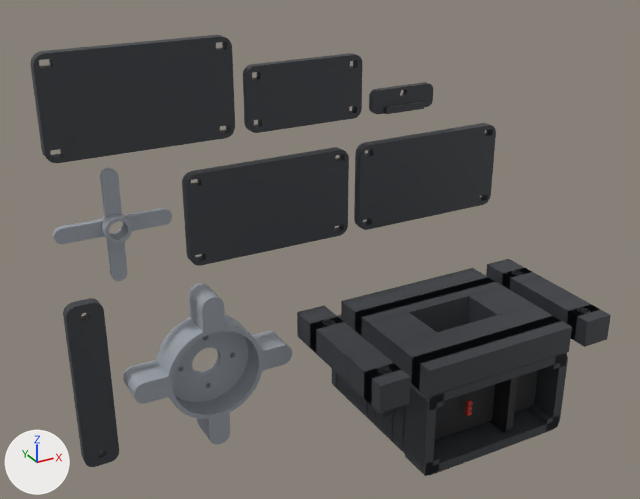
An edit to the glTF model exports/plate-5-small.glb, drawn before and after from the same camera.
One viewpoint serves both versions: a 50 mm camera at (-34.6, -213.6, 163.0) aimed at (71.9, -20.0, 66.2). Lighting does not change. The marker at lower left points along +X, +Y and +Z. The first picture is the older version. Vertices at exactly the same position are counted once.

The first picture shows 'base-joint', 'cap-base', 'cap-elbow', 'cap-head', 'cap-shoulder', 'horn-adapter', 'horn-sg90', 'mg996r-body-base', 'mg996r-tabs-base', 'mic-tab', 'spk-clamp' and 1 more.
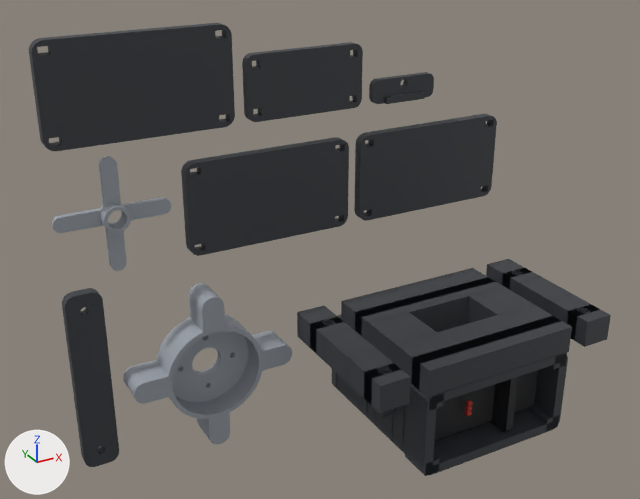
Changed parts and their boxes (x1, y1, x2, y2) in the pictures (640 x 499 px):
'cap-elbow', moved
    before: (30, 35, 235, 163)
    after: (29, 23, 235, 151)
'cap-base', moved
    before: (182, 147, 349, 266)
    after: (181, 137, 349, 256)
'cap-shoulder', moved
    before: (354, 123, 496, 230)
    after: (354, 114, 497, 221)
'cap-head', moved
    before: (243, 53, 362, 133)
    after: (242, 42, 363, 122)
'spk-clamp', reshaped
    before: (63, 298, 119, 467)
    after: (62, 288, 119, 467)
'horn-sg90', moved
    before: (53, 167, 172, 281)
    after: (51, 156, 171, 271)
'mic-tab', moved
    before: (369, 82, 433, 114)
    after: (369, 72, 434, 104)

What the commit changed:
me_spk_clamp is used by ob_spk_clamp; location (0.0, 0.0, 0.0).
me_spk_clamp had 344 vertices, 692 faces and spanned x 6.0..16.0, y -3.0..0.0, z 6.0..56.8.
me_spk_clamp now has 344 vertices, 692 faces and spans x 6.0..16.0, y -3.0..0.0, z 6.0..59.8.
me_spk_clamp part 1: 300 vertices removed from x 6.0..16.0, y -3.0..0.0, z 8.3..56.8; 300 vertices added at x 6.0..16.0, y -3.0..0.0, z 9.8..59.8.
me_horn_sg90 is used by ob_horn_sg90; location (0.0, 0.0, 0.0).
me_horn_sg90 had 504 vertices, 1008 faces and spanned x 6.0..37.0, y -4.9..0.0, z 60.8..91.8.
me_horn_sg90 now has 504 vertices, 1008 faces and spans x 6.0..37.0, y -4.9..0.0, z 63.8..94.8.
me_horn_sg90 part 2: the whole mesh is moved by (0.0, 0.0, 3.0).
me_cap_base is used by ob_cap_base; location (0.0, 0.0, 0.0).
me_cap_base had 120 vertices, 252 faces and spanned x 41.0..90.7, y -3.0..0.0, z 60.8..87.3.
me_cap_base now has 120 vertices, 252 faces and spans x 41.0..90.7, y -3.0..0.0, z 63.8..90.3.
me_cap_base part 3: the whole mesh is moved by (0.0, 0.0, 3.0).
me_cap_shoulder is used by ob_cap_shoulder; location (0.0, 0.0, 0.0).
me_cap_shoulder had 120 vertices, 252 faces and spanned x 94.7..144.4, y -3.0..0.0, z 60.8..87.3.
me_cap_shoulder now has 120 vertices, 252 faces and spans x 94.7..144.4, y -3.0..0.0, z 63.8..90.3.
me_cap_shoulder part 4: the whole mesh is moved by (0.0, 0.0, 3.0).
me_cap_elbow is used by ob_cap_elbow; location (0.0, 0.0, 0.0).
me_cap_elbow had 120 vertices, 252 faces and spanned x 6.0..55.7, y -3.0..0.0, z 95.8..122.3.
me_cap_elbow now has 120 vertices, 252 faces and spans x 6.0..55.7, y -3.0..0.0, z 98.8..125.3.
me_cap_elbow part 5: the whole mesh is moved by (0.0, 0.0, 3.0).
me_cap_head is used by ob_cap_head; location (0.0, 0.0, 0.0).
me_cap_head had 120 vertices, 252 faces and spanned x 59.7..95.0, y -2.5..0.0, z 95.8..113.8.
me_cap_head now has 120 vertices, 252 faces and spans x 59.7..95.0, y -2.5..0.0, z 98.8..116.8.
me_cap_head part 6: the whole mesh is moved by (0.0, 0.0, 3.0).
me_mic_tab is used by ob_mic_tab; location (0.0, 0.0, 0.0).
me_mic_tab had 224 vertices, 444 faces and spanned x 99.0..120.1, y -3.2..0.0, z 95.8..102.8.
me_mic_tab now has 224 vertices, 444 faces and spans x 99.0..120.1, y -3.2..0.0, z 98.8..105.8.
me_mic_tab part 7: the whole mesh is moved by (0.0, 0.0, 3.0).
